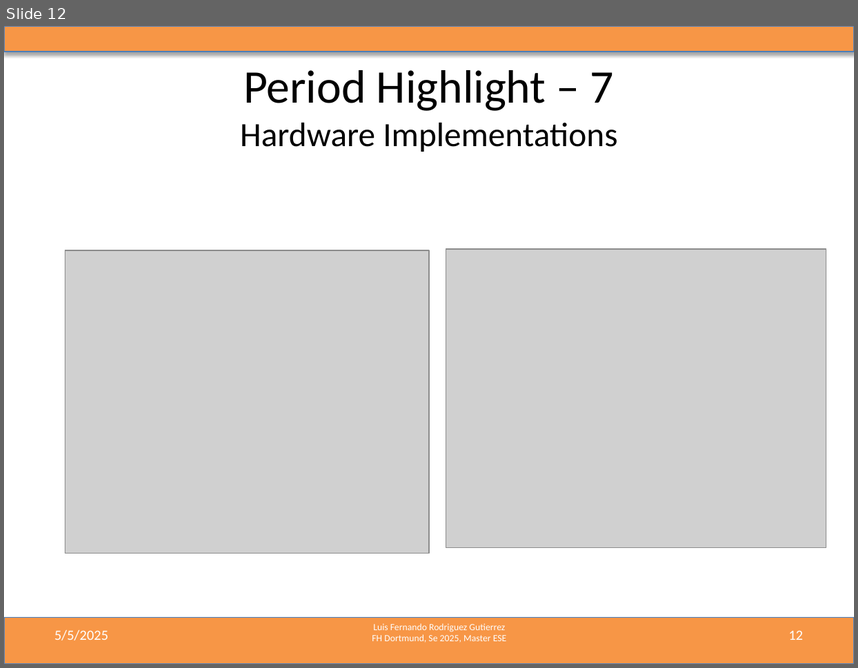
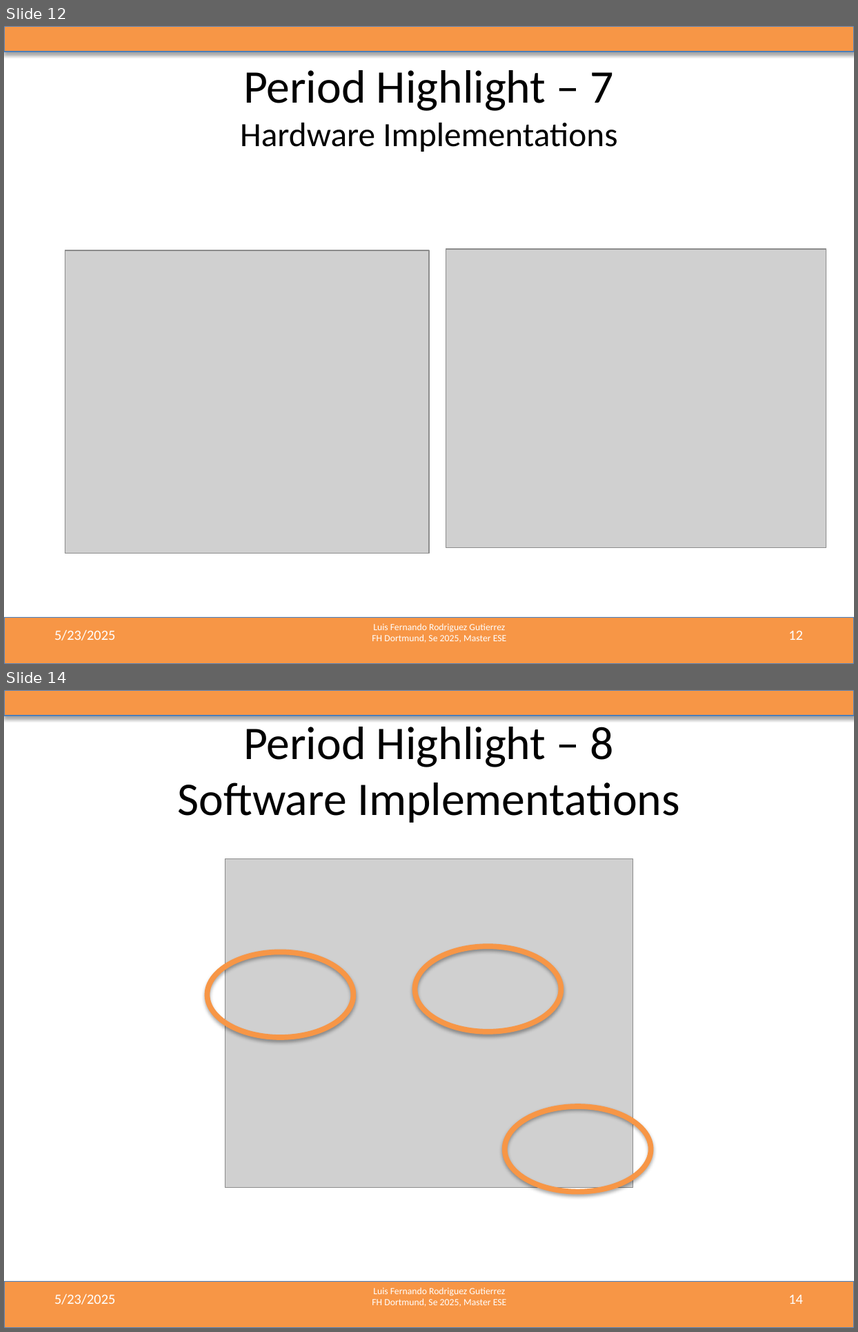
Before and after one commit to LF-RoGu/ResearchProject, a slide deck: 06_PresentationUpdates/Radar_ResearchProject.pptx. Shown one above the other, each under a label of ours: slide 12 before the commit, slides 12 and 14 after it; the slides between them are not shown. The pictures are 858x668 and 858x1332 pixels, drawn with LibreOffice and Linux fonts; fonts in the diff are those of the drawing; grey boxes stand for pictures. Boxes give left, top, right and bottom in pixels: in the first picture for what was removed or moved away, otherwise in the second. Text is boxed around its words. In the diff, an @@ line names an element or a change of style, - is before the commit and + after.

```diff
--- a/06_PresentationUpdates/Radar_ResearchProject.pptx
+++ b/06_PresentationUpdates/Radar_ResearchProject.pptx
@@ slide 14 added at box(4, 690, 854, 1328), background #FFFFFF; not listed: 3 template elements that a slide beside it also shows @@
@@ title added at box(178, 727, 680, 822), 39.6 pt, text #000000 @@
+Period Highlight – 8
+Software Implementations
@@ picture added at box(225, 858, 633, 1186) @@
@@ ellipse added at box(207, 952, 353, 1037), outline #F79646 4.5 pt @@
@@ ellipse added at box(415, 946, 561, 1031), outline #F79646 4.5 pt @@
@@ ellipse added at box(505, 1107, 651, 1192), outline #F79646 4.5 pt @@
@@ text added at box(54, 1293, 116, 1304), 12 pt, text #FFFFFF @@
+5/23/2025
@@ page number added at box(789, 1294, 803, 1303), 12 pt, text #FFFFFF @@
+14
@@ slide 12 changed as well @@
@@ text at box(54, 629, 116, 640): text changed @@
-5/5/2025
+5/23/2025
```
Also in this commit, not shown: 13 other slides changed, 1 other slide added.
